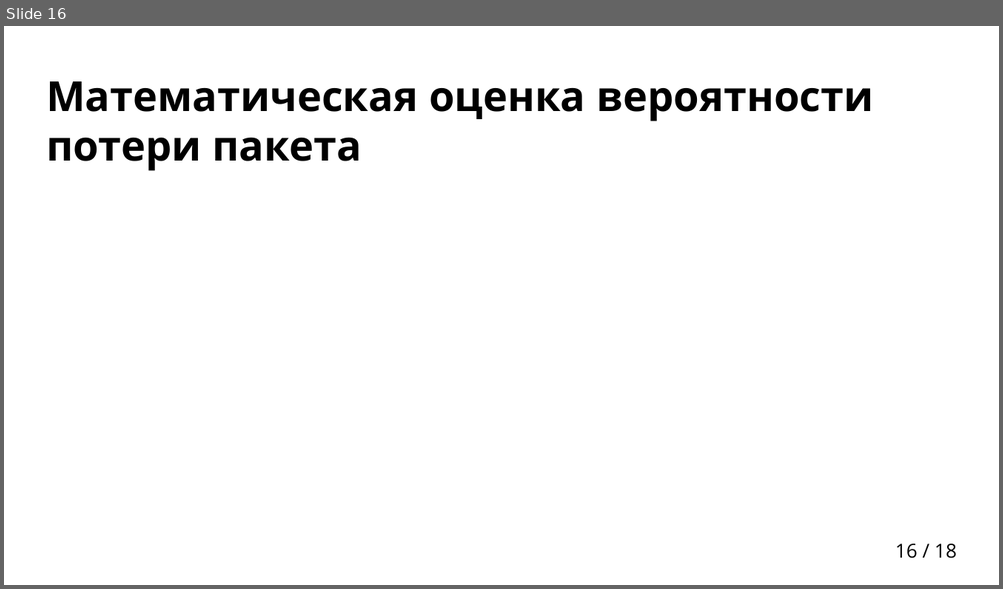
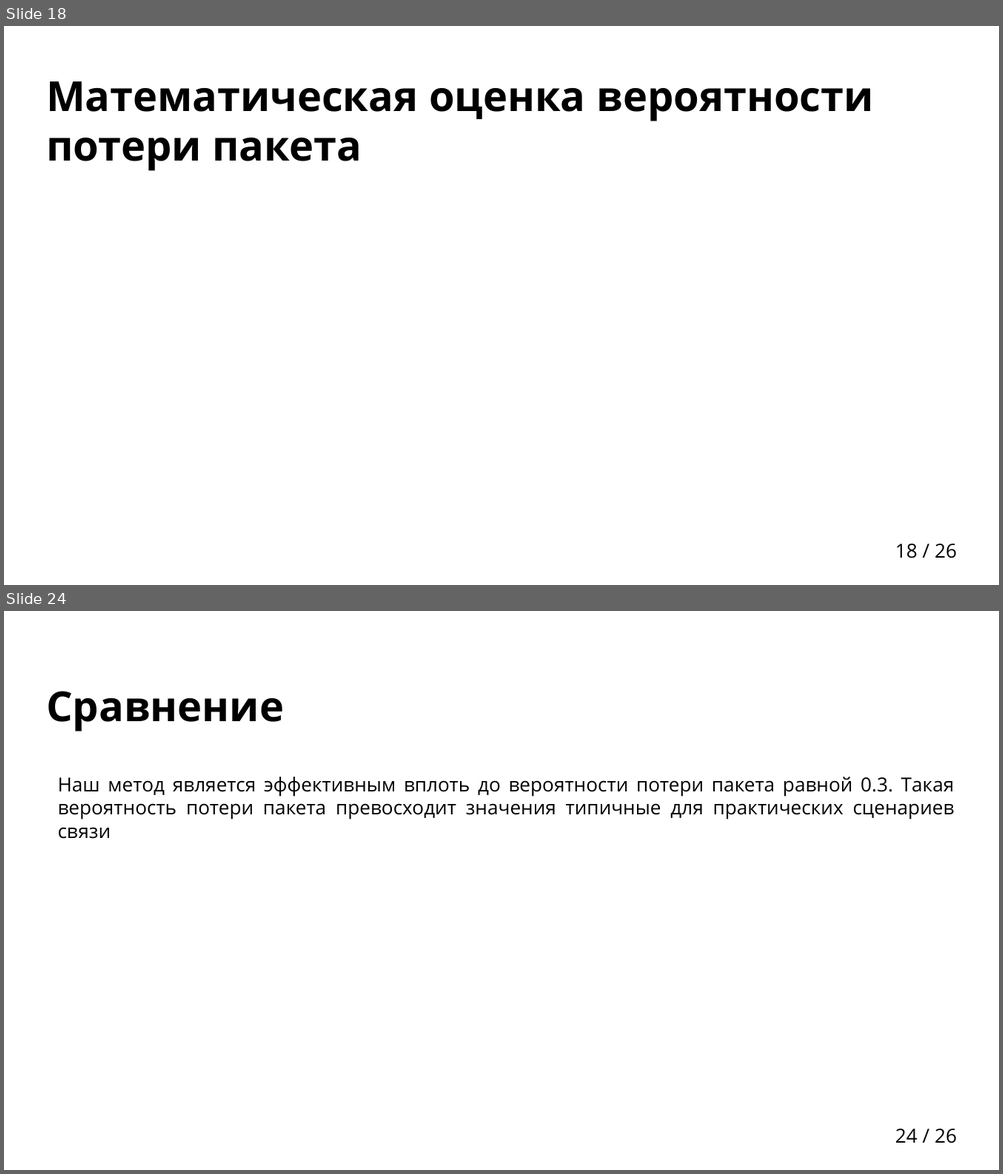
Before and after one commit to egalkin/bachelors_diploma, a slide deck: docs/presentation.pptx. Shown one above the other, each under a label of ours: slide 16 before the commit, slides 18 and 24 after it; the slides between them are not shown. The pictures are 1003x589 and 1003x1174 pixels, drawn with LibreOffice and Linux fonts; fonts in the diff are those of the drawing; grey boxes stand for pictures; background and template pictures are left out. Boxes give left, top, right and bottom in pixels: in the first picture for what was removed or moved away, otherwise in the second. Text is boxed around its words. In the diff, an @@ line names an element or a change of style, - is before the commit and + after.

```diff
--- a/docs/presentation.pptx
+++ b/docs/presentation.pptx
@@ slide 24 added at bbox=[4, 611, 999, 1170], background picture (left out); not listed: 1 template element that a slide beside it also shows @@
@@ title added at bbox=[46, 691, 284, 732], 30 pt, text #000000, bold @@
+Сравнение
@@ text added at bbox=[58, 777, 954, 839], 14 pt, text #000000 @@
+Наш метод является эффективным вплоть до вероятности потери пакета равной 0.3. Такая вероятность потери пакета превосходит значения типичные для практических сценариев связи
@@ what was slide 16 is now slide 18 @@
@@ page number at bbox=[895, 544, 956, 559]: text changed @@
-16 / 18
+18 / 26
```
Also in this commit, not shown: 7 slides changed, 8 other slides added, 1 slide removed, 1 other file.
